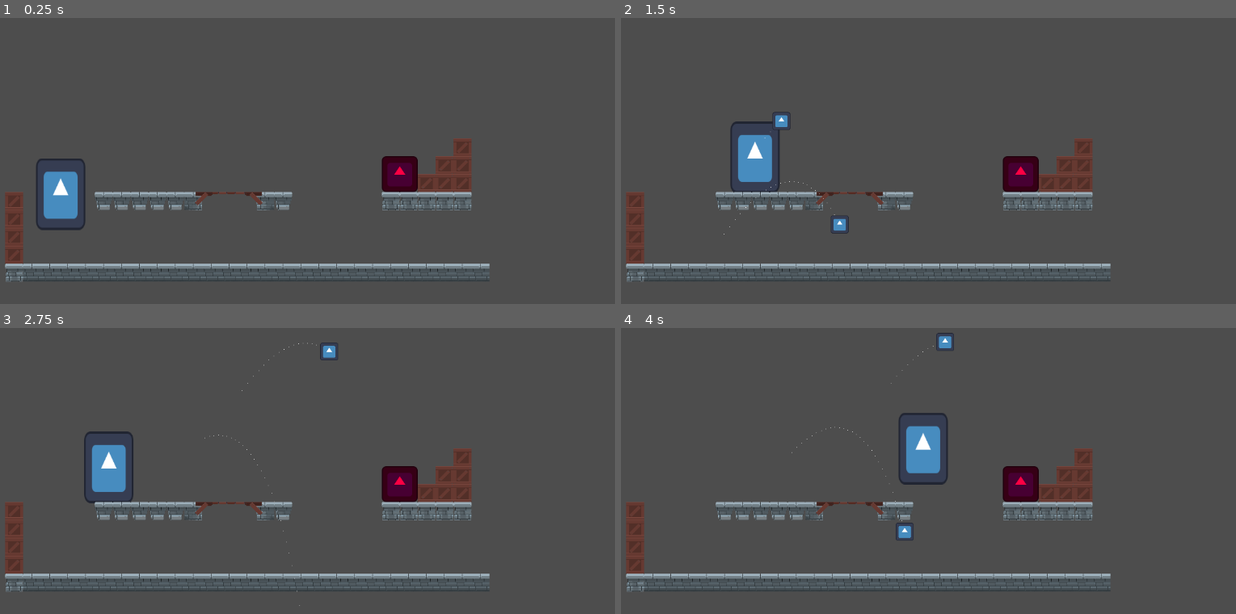
Above: before the commit, frames 1-4 (two rows, left to right).
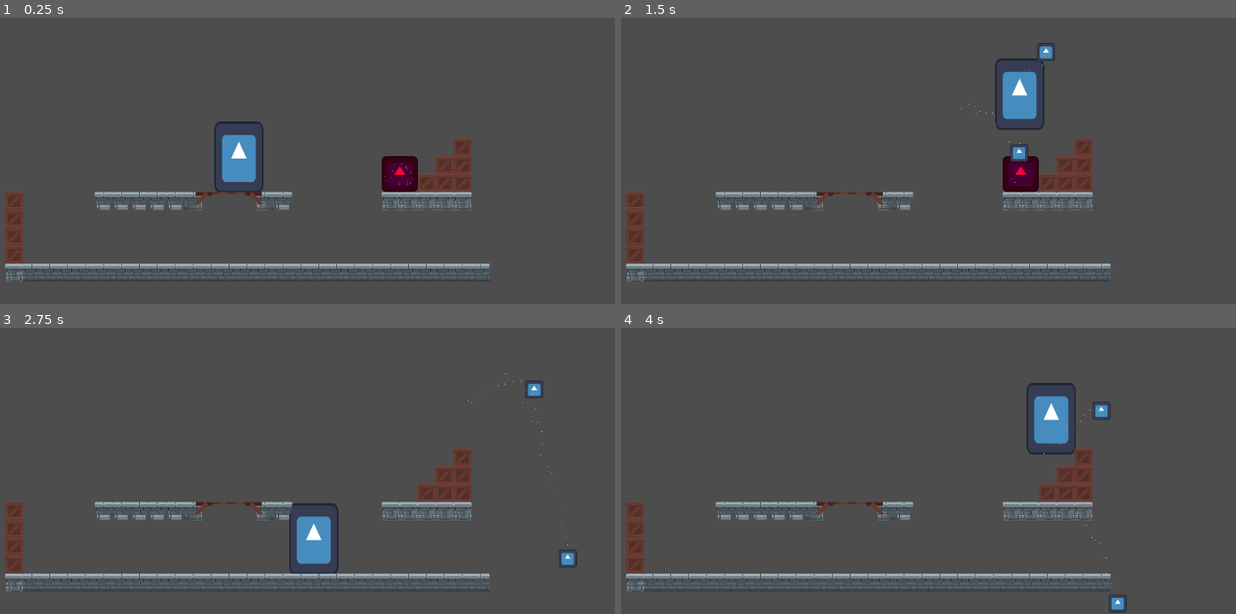
Above: after the commit, the same moments.

Repository: MisuseofMana/RPS-RGB
Game: Godot game, scene res://scenes/test_level.tscn
Same seed, same stepped clock (60 frames per second), same inputs: the game is played once before the commit and once after it. The project has no main scene, so this scene is started directly. The engine's default icon, where the game draws it, is replaced by a stand-in: a white triangle on a blue panel in a dark square.
Inputs:
- Up to frame 1 (0.25 s): no input
- Up to frame 2 (1.5 s): hold D (right) from 0.53 s (still down); tap E (rock) at 0.6, 1.35 s; tap Space (jump) at 0.77 s
- Up to frame 3 (2.75 s): tap Space (jump) at 1.52 s; release D (right) at 2.03 s; hold Left (left) from 2.03 s (still down); tap E (rock) at 2.1 s
- Up to frame 4 (4 s): release Left (left) at 2.78 s; hold D (right) from 2.78 s (still down); tap E (rock) at 2.85, 3.6 s; tap Space (jump) at 3.02, 3.77 s

The runs differ from the first frame. In frame 1, 2.3% of the frame differs, in the area x 5-68%, y 36-75%; in frame 2, 2.8%; in frame 3, 3.5%; in frame 4, 3.7%, in the area x 27-83%, y 1-100%.

Commit message:
break things

Diff:
--- a/scenes/rock.gd
+++ b/scenes/rock.gd
@@ -33,7 +33,7 @@
 		body.queue_free()
 	queue_free()
 
-func bezier(Position1: Vector2, Position2: Vector2, Position3: Vector2, t: float) -> Vector2:
-	var x = (1 - t) * (1 - t) * P0.x + 2 * (1 - t) * t * P1.x + t * t * P2.x
-	var y = (1 - t) * (1 - t) * P0.y + 2 * (1 - t) * t * P1.y + t * t * P2.y
-	return Vector2(x, y)
+func bezier(p0: Vector2, p1: Vector2, p2: Vector2, t: float) -> Vector2:
+	var q0 = p0.lerp(p1, t)
+	var q1 = p1.lerp(p2, t)
+	return q0.lerp(q1, t)
--- a/scenes/rock.tscn
+++ b/scenes/rock.tscn
@@ -3,20 +3,20 @@
 [ext_resource type="Script" path="res://scenes/rock.gd" id="1_fctn1"]
 [ext_resource type="Texture2D" uid="uid://b7x1jg0ag1t7u" path="res://icon.svg" id="1_rc3aw"]
 
-[sub_resource type="ParticleProcessMaterial" id="ParticleProcessMaterial_i0cxi"]
-particle_flag_disable_z = true
-gravity = Vector3(0, 98, 0)
-
 [sub_resource type="CircleShape2D" id="CircleShape2D_3ydcf"]
 radius = 16.0
 
+[sub_resource type="ParticleProcessMaterial" id="ParticleProcessMaterial_i0cxi"]
+particle_flag_disable_z = true
+emission_shape_scale = Vector3(10, 10, 1)
+emission_shape = 1
+emission_sphere_radius = 1.5
+gravity = Vector3(0, 98, 0)
+
 [node name="Area2D" type="Area2D"]
 collision_mask = 0
+monitoring = false
 script = ExtResource("1_fctn1")
-
-[node name="GPUParticles2D" type="GPUParticles2D" parent="."]
-amount = 30
-process_material = SubResource("ParticleProcessMaterial_i0cxi")
 
 [node name="Sprite2D" type="Sprite2D" parent="."]
 scale = Vector2(0.25, 0.25)
@@ -24,3 +24,8 @@
 
 [node name="CollisionShape2D" type="CollisionShape2D" parent="."]
 shape = SubResource("CircleShape2D_3ydcf")
+
+[node name="GPUParticles2D" type="GPUParticles2D" parent="."]
+amount = 15
+process_material = SubResource("ParticleProcessMaterial_i0cxi")
+lifetime = 0.5
--- /dev/null
+++ b/scenes/target.gd
@@ -0,0 +1,9 @@
+extends Node2D
+
+@onready var anims = $AnimationPlayer
+
+func _on_area_2d_area_entered(area):
+	anims.play('break')
+
+func _on_animation_player_animation_finished(anim_name):
+	queue_free()
--- a/scenes/target.tscn
+++ b/scenes/target.tscn
@@ -1,18 +1,108 @@
-[gd_scene load_steps=3 format=3 uid="uid://8rdqhattm3yy"]
+[gd_scene load_steps=8 format=3 uid="uid://8rdqhattm3yy"]
 
 [ext_resource type="Texture2D" uid="uid://b7x1jg0ag1t7u" path="res://icon.svg" id="1_d5uma"]
+[ext_resource type="Script" path="res://scenes/target.gd" id="1_os13o"]
 
 [sub_resource type="RectangleShape2D" id="RectangleShape2D_g0jw4"]
 size = Vector2(120.5, 122)
 
+[sub_resource type="ParticleProcessMaterial" id="ParticleProcessMaterial_4t55m"]
+particle_flag_disable_z = true
+emission_shape_scale = Vector3(20, 20, 1)
+emission_shape = 3
+emission_box_extents = Vector3(2, 2, 2)
+radial_velocity_min = -2.23517e-05
+radial_velocity_max = 100.0
+gravity = Vector3(0, 98, 0)
+
+[sub_resource type="Animation" id="Animation_1nrkn"]
+resource_name = "break"
+length = 0.5
+tracks/0/type = "value"
+tracks/0/imported = false
+tracks/0/enabled = true
+tracks/0/path = NodePath("GPUParticles2D:emitting")
+tracks/0/interp = 1
+tracks/0/loop_wrap = true
+tracks/0/keys = {
+"times": PackedFloat32Array(0),
+"transitions": PackedFloat32Array(1),
+"update": 1,
+"values": [true]
+}
+tracks/1/type = "value"
+tracks/1/imported = false
+tracks/1/enabled = true
+tracks/1/path = NodePath("AnimatedSprite2D:scale")
+tracks/1/interp = 1
+tracks/1/loop_wrap = true
+tracks/1/keys = {
+"times": PackedFloat32Array(0, 0.5),
+"transitions": PackedFloat32Array(1, 1),
+"update": 0,
+"values": [Vector2(1, 1), Vector2(1e-05, 1e-05)]
+}
+
+[sub_resource type="Animation" id="Animation_lol2s"]
+length = 0.001
+tracks/0/type = "value"
+tracks/0/imported = false
+tracks/0/enabled = true
+tracks/0/path = NodePath("GPUParticles2D:emitting")
+tracks/0/interp = 1
+tracks/0/loop_wrap = true
+tracks/0/keys = {
+"times": PackedFloat32Array(0),
+"transitions": PackedFloat32Array(1),
+"update": 1,
+"values": [true]
+}
+tracks/1/type = "value"
+tracks/1/imported = false
+tracks/1/enabled = true
+tracks/1/path = NodePath("AnimatedSprite2D:scale")
+tracks/1/interp = 1
+tracks/1/loop_wrap = true
+tracks/1/keys = {
+"times": PackedFloat32Array(0),
+"transitions": PackedFloat32Array(1),
+"update": 0,
+"values": [Vector2(1, 1)]
+}
+
+[sub_resource type="AnimationLibrary" id="AnimationLibrary_r745t"]
+_data = {
+"RESET": SubResource("Animation_lol2s"),
+"break": SubResource("Animation_1nrkn")
+}
+
 [node name="target" type="Node2D"]
+script = ExtResource("1_os13o")
 
 [node name="AnimatedSprite2D" type="Sprite2D" parent="."]
 modulate = Color(1, 0, 0.262745, 1)
 texture = ExtResource("1_d5uma")
 
 [node name="Area2D" type="Area2D" parent="AnimatedSprite2D"]
+collision_layer = 0
+monitorable = false
 
 [node name="CollisionShape2D" type="CollisionShape2D" parent="AnimatedSprite2D/Area2D"]
 position = Vector2(-0.25, 0)
 shape = SubResource("RectangleShape2D_g0jw4")
+
+[node name="GPUParticles2D" type="GPUParticles2D" parent="."]
+amount = 30
+process_material = SubResource("ParticleProcessMaterial_4t55m")
+lifetime = 0.5
+one_shot = true
+
+[node name="AnimationPlayer" type="AnimationPlayer" parent="."]
+libraries = {
+"": SubResource("AnimationLibrary_r745t")
+}
+
+[node name="AudioStreamPlayer2D" type="AudioStreamPlayer2D" parent="."]
+
+[connection signal="area_entered" from="AnimatedSprite2D/Area2D" to="." method="_on_area_2d_area_entered"]
+[connection signal="animation_finished" from="AnimationPlayer" to="." method="_on_animation_player_animation_finished"]
--- a/scenes/test_level.tscn
+++ b/scenes/test_level.tscn
@@ -107,7 +107,7 @@
 [node name="Node2D" type="Node2D"]
 
 [node name="Player" parent="." instance=ExtResource("1_4gor7")]
-position = Vector2(163, 423)
+position = Vector2(481, 382)
 
 [node name="TileMapLayer" type="TileMapLayer" parent="."]
 tile_map_data = PackedByteArray("AAADABIAAAABAAAAAAAEABIAAAABAAAAAAAFABIAAAABAAAAAAAGABIAAAABAAAAAAAHABIAAAABAAAAAAAIAB …(768 unchanged characters)…
